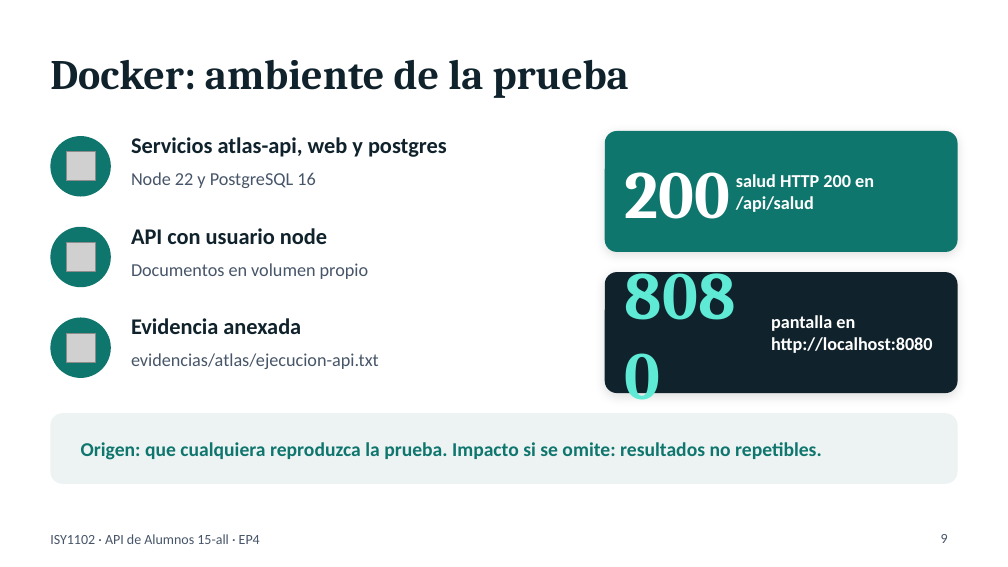
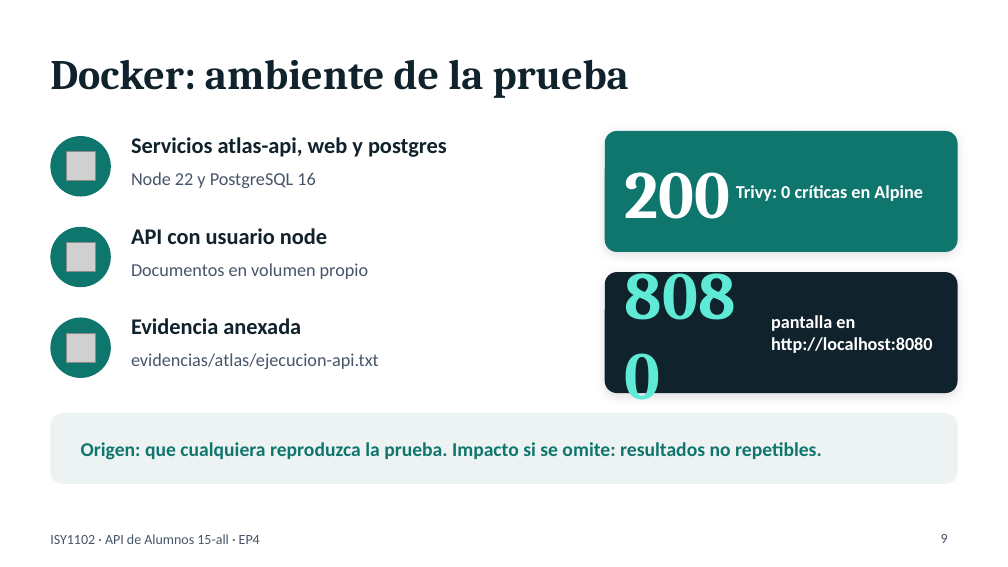
Before and after one commit to milotkg2/seguridad-calidad-software-ev2-atlas, a slide deck: slide 9 of entrega/Presentacion_EP4_Atlas.pptx. Drawn at 1008x567 pixels with LibreOffice and Linux fonts; fonts in the diff are those of the drawing; grey boxes stand for pictures. Boxes give left, top, right and bottom in pixels: in the first picture for what was removed or moved away, otherwise in the second. Text is boxed around its words. In the diff, an @@ line names an element or a change of style, - is before the commit and + after.

Commit message:
Incorpora en el informe la evidencia de k6, ZAP, Trivy y npm audit.

```diff
--- a/entrega/Presentacion_EP4_Atlas.pptx
+++ b/entrega/Presentacion_EP4_Atlas.pptx
@@ text at [736,185,923,201]: text changed @@
-salud HTTP 200 en /api/salud
+Trivy: 0 críticas en Alpine
```
Also in this commit, not shown: 9 other slides changed, 37 other files.
